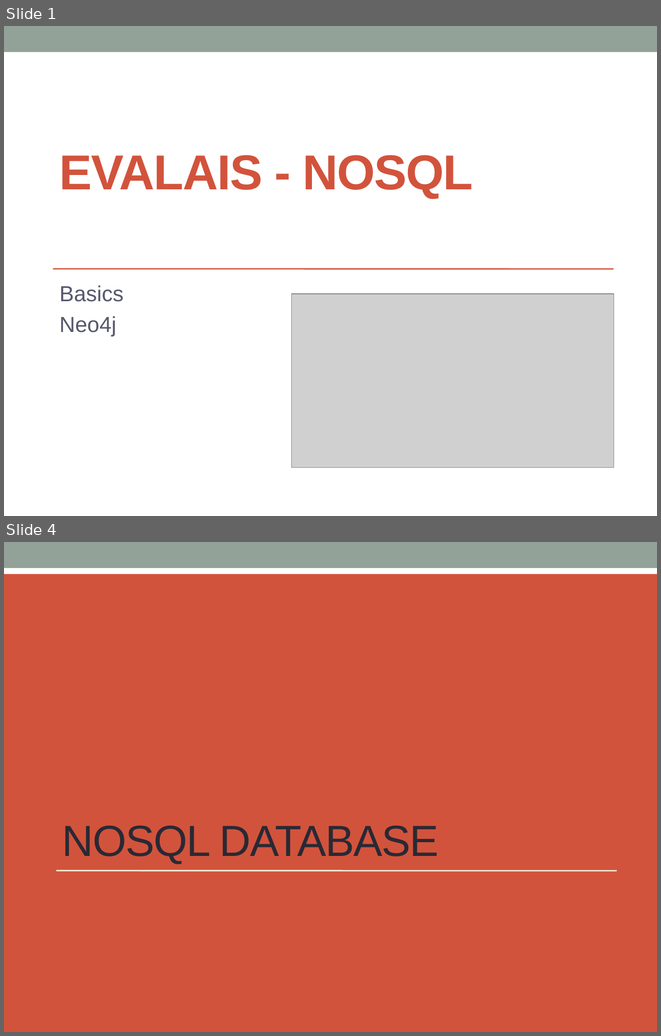
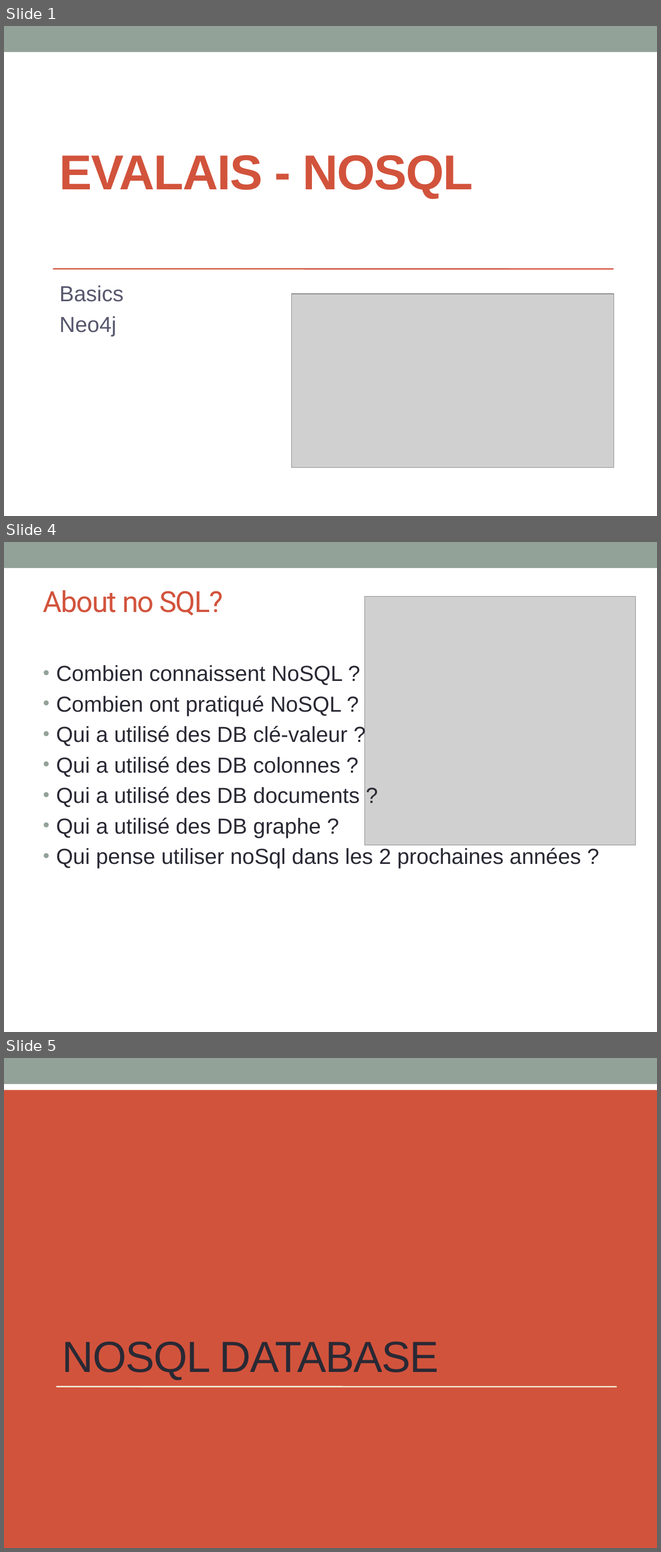
Before and after one commit to mejnv/evalais, a slide deck: neo4j-evalais/pres/evalais_neo4j.pptx. Shown one above the other, each under a label of ours: slides 1 and 4 before the commit, slides 1, 4 and 5 after it; the slides between them are not shown. The pictures are 661x1036 and 661x1552 pixels, drawn with LibreOffice and Linux fonts; fonts in the diff are those of the drawing; grey boxes stand for pictures. Boxes give left, top, right and bottom in pixels: in the first picture for what was removed or moved away, otherwise in the second. Text is boxed around its words. In the diff, an @@ line names an element or a change of style, - is before the commit and + after.

```diff
--- a/neo4j-evalais/pres/evalais_neo4j.pptx
+++ b/neo4j-evalais/pres/evalais_neo4j.pptx
@@ slide 4 added at bbox=[4, 542, 657, 1032], background #FFFFFF; not listed: 1 template element that a slide beside it also shows @@
@@ text added at bbox=[43, 590, 223, 616], 32 pt, text #D2533C @@
+About no SQL?
@@ picture added at bbox=[364, 596, 635, 845] @@
@@ text added at bbox=[56, 665, 581, 868], 24 pt, text #292934 @@
+• Combien connaissent NoSQL ?
+• Combien ont pratiqué NoSQL ?
+• Qui a utilisé des DB clé-valeur ?
+• Qui a utilisé des DB colonnes ?
+• Qui a utilisé des DB documents ?
+• Qui a utilisé des DB graphe ?
+• Qui pense utiliser noSql dans les 2 prochaines années ?
@@ what was slide 4 is now slide 5 @@
```
Also in this commit, not shown: 4 slides changed, 1 other slide added, 1 slide removed, 4 other files.
